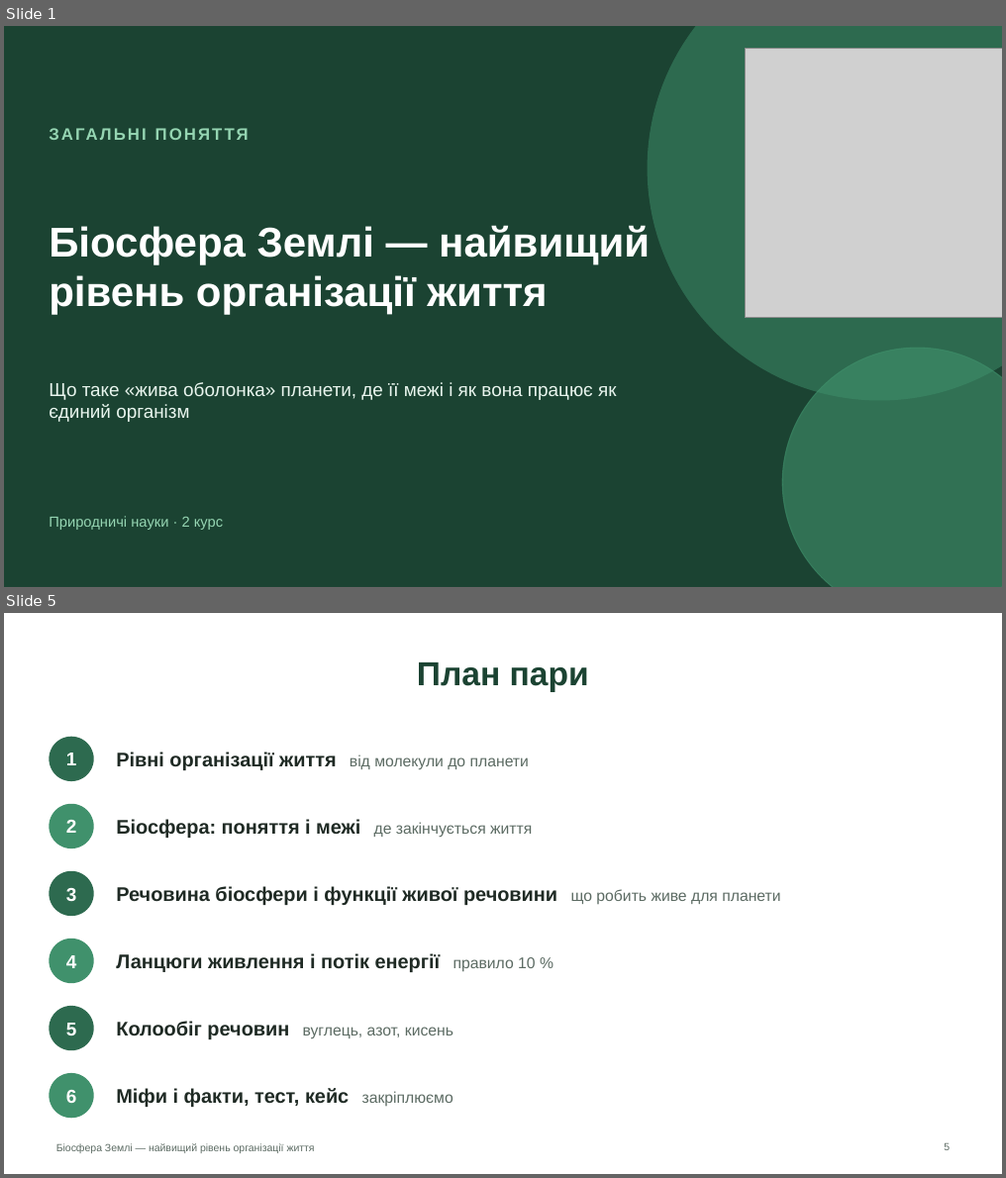
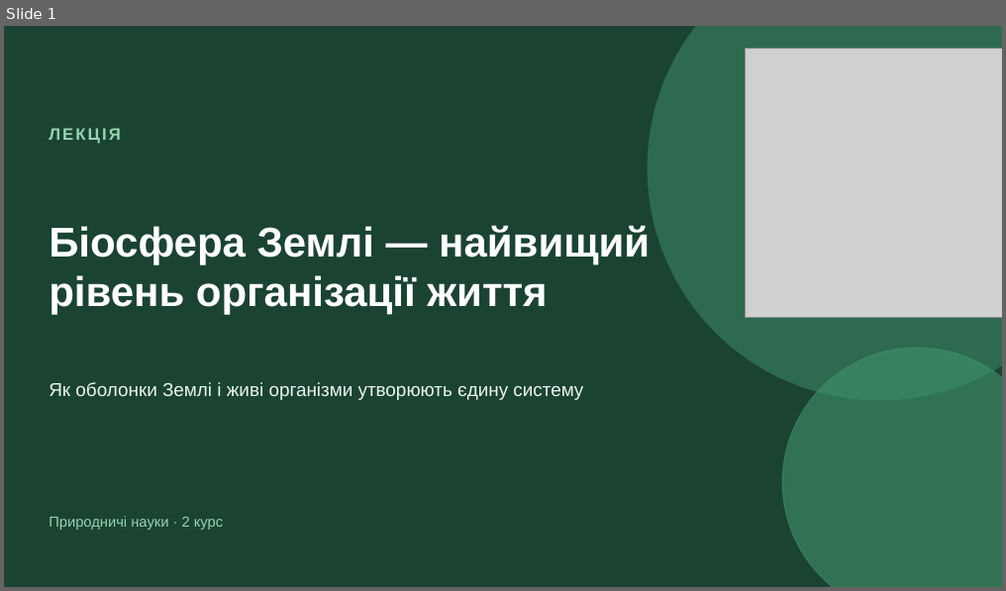
Before and after one commit to batalovatetyana-boop/-1, a slide deck: presentations/00_Біосфера_Землі.pptx. Shown one above the other, each under a label of ours: slides 1 and 5 before the commit, slide 1 after it; the slides between them are not shown. The pictures are 1006x1178 and 1006x591 pixels, drawn with LibreOffice and Linux fonts; fonts in the diff are those of the drawing; grey boxes stand for pictures. Boxes give left, top, right and bottom in pixels: in the first picture for what was removed or moved away, otherwise in the second. Text is boxed around its words. In the diff, an @@ line names an element or a change of style, - is before the commit and + after.

```diff
--- a/presentations/00_Біосфера_Землі.pptx
+++ b/presentations/00_Біосфера_Землі.pptx
@@ slide 5 removed at [4, 613, 1002, 1174], background #FFFFFF @@
@@ title removed at [417, 663, 589, 692] @@
-План пари
@@ ellipse removed at [49, 737, 94, 781] @@
@@ text removed at [66, 753, 77, 765] @@
-1
@@ text removed at [116, 752, 529, 770] @@
-Рівні організації життя від молекули до планети
@@ ellipse removed at [49, 804, 94, 849] @@
@@ text removed at [66, 820, 77, 833] @@
-2
@@ text removed at [116, 819, 532, 838] @@
-Біосфера: поняття і межі де закінчується життя
@@ ellipse removed at [49, 871, 94, 916] @@
@@ text removed at [66, 888, 77, 901] @@
-3
@@ text removed at [116, 886, 780, 905] @@
-Речовина біосфери і функції живої речовини що робить живе для планети
@@ ellipse removed at [49, 939, 94, 983] @@
@@ text removed at [66, 956, 77, 968] @@
-4
@@ text removed at [116, 954, 536, 972] @@
-Ланцюги живлення і потік енергії правило 10 %
@@ ellipse removed at [49, 1006, 94, 1051] @@
@@ text removed at [66, 1023, 77, 1036] @@
-5
@@ text removed at [116, 1021, 453, 1040] @@
-Колообіг речовин вуглець, азот, кисень
@@ ellipse removed at [49, 1073, 94, 1118] @@
@@ text removed at [66, 1090, 77, 1103] @@
-6
@@ text removed at [116, 1088, 453, 1107] @@
-Міфи і факти, тест, кейс закріплюємо
@@ text removed at [56, 1144, 315, 1154] @@
-Біосфера Землі — найвищий рівень організації життя
@@ page number removed at [944, 1144, 949, 1151] @@
-5
@@ slide 1 changed as well @@
@@ text at [49, 128, 121, 144]: text changed @@
-ЗАГАЛЬНІ ПОНЯТТЯ
+ЛЕКЦІЯ
@@ text at [49, 382, 583, 400]: text changed @@
-Що таке «жива оболонка» планети, де її межі і як вона працює як єдиний організм
+Як оболонки Землі і живі організми утворюють єдину систему
```
Also in this commit, not shown: 13 other slides changed, 14 slides added, 29 other slides removed, 2 other files.
